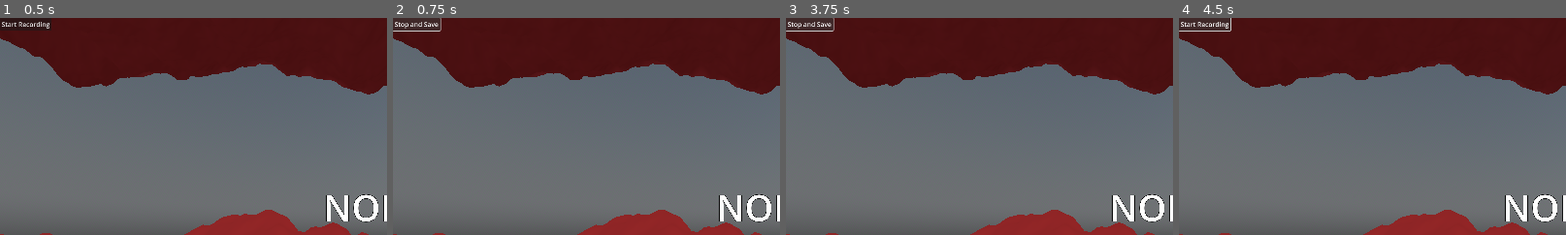
Above: before the commit, frames 1-4 (left to right).
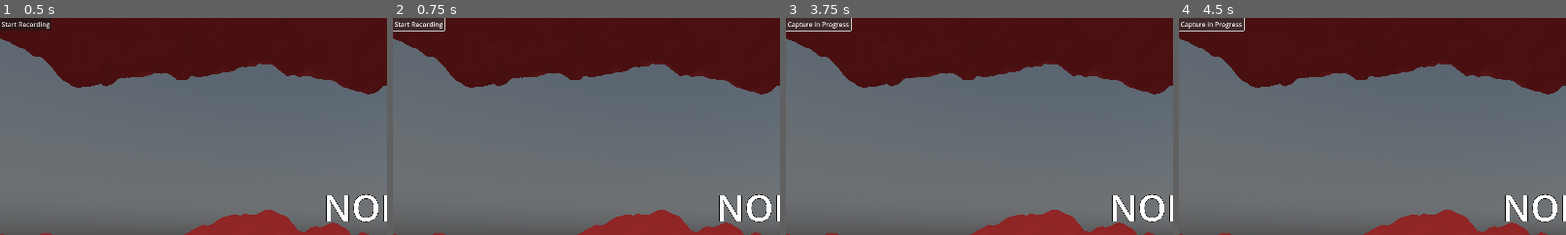
Above: after the commit, the same moments.

Repository: GriffinBaxter/VR-Coords
Game: Godot game, scene res://Scenes/view.tscn
Same seed, same stepped clock (60 frames per second), same inputs: the game is played once before the commit and once after it.
Inputs (mouse positions are % of the whole screen's width and height, from its top left):
- Up to frame 1 (0.5 s): no input
- Up to frame 2 (0.75 s): click "Start Recording" at 0.5 s
- Up to frame 3 (3.75 s): click (3, 1) at 1.25 s, where only the run before the commit has a clickable "Stop and Save"; click "Start Recording" at 2 s; click (3, 1) at 2.75 s, where only the run after the commit has a clickable "Start Recording"; click "Start Recording" at 3.5 s
- Up to frame 4 (4.5 s): click (4, 1) at 4.25 s, where only the run after the commit has a clickable "Capture in Progress"
The pictures show only the part of the screen within x 0-50%, y 0-50%; the shares and areas given below are measured in that part.

Frame 1 is identical in both runs. In frame 2, 0.2% of the frame differs, in the area x 2-14%, y 0-7%; in frame 3, 0.5%, in the area x 0-18%, y 0-7%; in frame 4, 0.4%.

Commit message:
Add delay, capture duration, and beep on start/stop capture

Diff:
--- a/Scenes/view.tscn
+++ b/Scenes/view.tscn
@@ -1,7 +1,8 @@
-[gd_scene load_steps=11 format=3 uid="uid://da57cmen1my6"]
+[gd_scene load_steps=12 format=3 uid="uid://da57cmen1my6"]
 
 [ext_resource type="Script" path="res://Scripts/camera.gd" id="1_t4ae7"]
 [ext_resource type="Shader" path="res://terrain_shader.gdshader" id="2_3fpyp"]
+[ext_resource type="AudioStream" uid="uid://cf4y0fuy5yok" path="res://beep.mp3" id="3_lglv4"]
 
 [sub_resource type="PhysicalSkyMaterial" id="PhysicalSkyMaterial_mnxee"]
 
@@ -88,13 +89,14 @@
 grow_vertical = 2
 
 [node name="MarginContainer" type="MarginContainer" parent="Control"]
+layout_mode = 0
 offset_right = 117.0
 offset_bottom = 66.0
 
 [node name="VBoxContainer" type="VBoxContainer" parent="Control/MarginContainer"]
 layout_mode = 2
 
-[node name="StartAndStop" type="Button" parent="Control/MarginContainer/VBoxContainer"]
+[node name="StartButton" type="Button" parent="Control/MarginContainer/VBoxContainer"]
 layout_mode = 2
 text = "Start Recording"
 
@@ -105,5 +107,8 @@
 access = 2
 use_native_dialog = true
 
-[connection signal="pressed" from="Control/MarginContainer/VBoxContainer/StartAndStop" to="XROrigin3D/XRCamera3D" method="_on_start_and_stop_pressed"]
+[node name="BeepAudio" type="AudioStreamPlayer" parent="."]
+stream = ExtResource("3_lglv4")
+
+[connection signal="pressed" from="Control/MarginContainer/VBoxContainer/StartButton" to="XROrigin3D/XRCamera3D" method="_on_start_button_pressed"]
 [connection signal="file_selected" from="FileDialog" to="XROrigin3D/XRCamera3D" method="_on_file_dialog_file_selected"]
--- a/Scripts/camera.gd
+++ b/Scripts/camera.gd
@@ -1,14 +1,17 @@
 extends XRCamera3D
 
+const CAPTURE_DURATION = 4.75
+
+var waiting_to_capture := false
 var capture_in_progress := false
 var frame_time: float
 var bvh_frames: PackedStringArray = []
 var bvh_string: String
 
 @onready var camera = $"."
-@onready
-var start_and_stop_button: Button = $"../../Control/MarginContainer/VBoxContainer/StartAndStop"
+@onready var start_button: Button = $"../../Control/MarginContainer/VBoxContainer/StartButton"
 @onready var file_dialog: FileDialog = $"../../FileDialog"
+@onready var beep: AudioStreamPlayer = $"../../BeepAudio"
 
 
 func _ready() -> void:
@@ -38,9 +41,20 @@
 		file_dialog.visible = true
 
 
-func _on_start_and_stop_pressed() -> void:
-	capture_in_progress = !capture_in_progress
-	start_and_stop_button.text = "Stop and Save" if capture_in_progress else "Start Recording"
+func _on_start_button_pressed() -> void:
+	if !waiting_to_capture and !capture_in_progress:
+		waiting_to_capture = true
+		await get_tree().create_timer(3).timeout
+
+		beep.play()
+		waiting_to_capture = false
+		capture_in_progress = !capture_in_progress
+		start_button.text = "Capture in Progress"
+		await get_tree().create_timer(CAPTURE_DURATION).timeout
+
+		beep.play()
+		capture_in_progress = !capture_in_progress
+		start_button.text = "Start Recording"
 
 
 func _on_file_dialog_file_selected(path: String) -> void:
Not shown, added: beep.mp3.import
Not shown, added: beep.mp3
